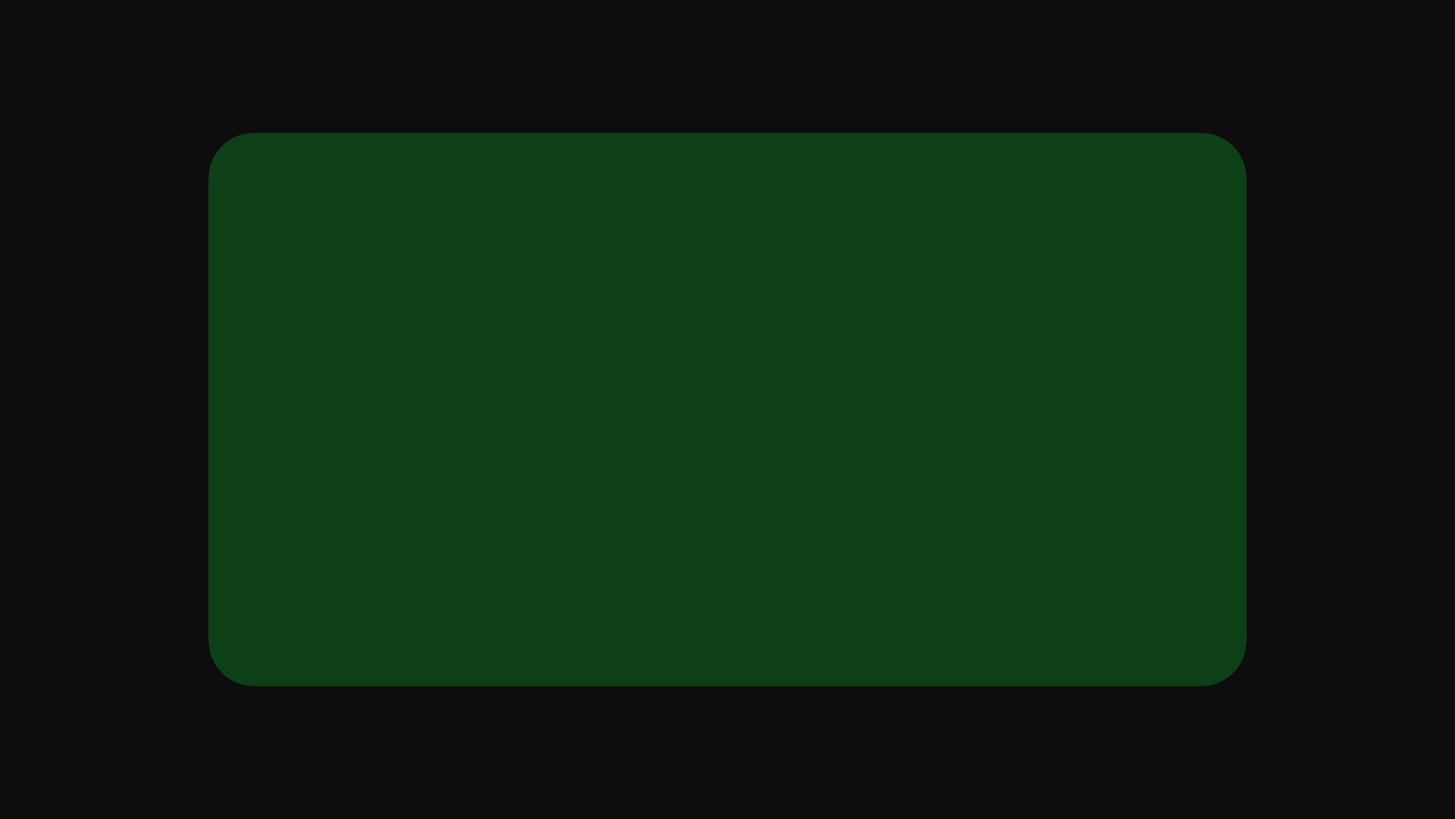
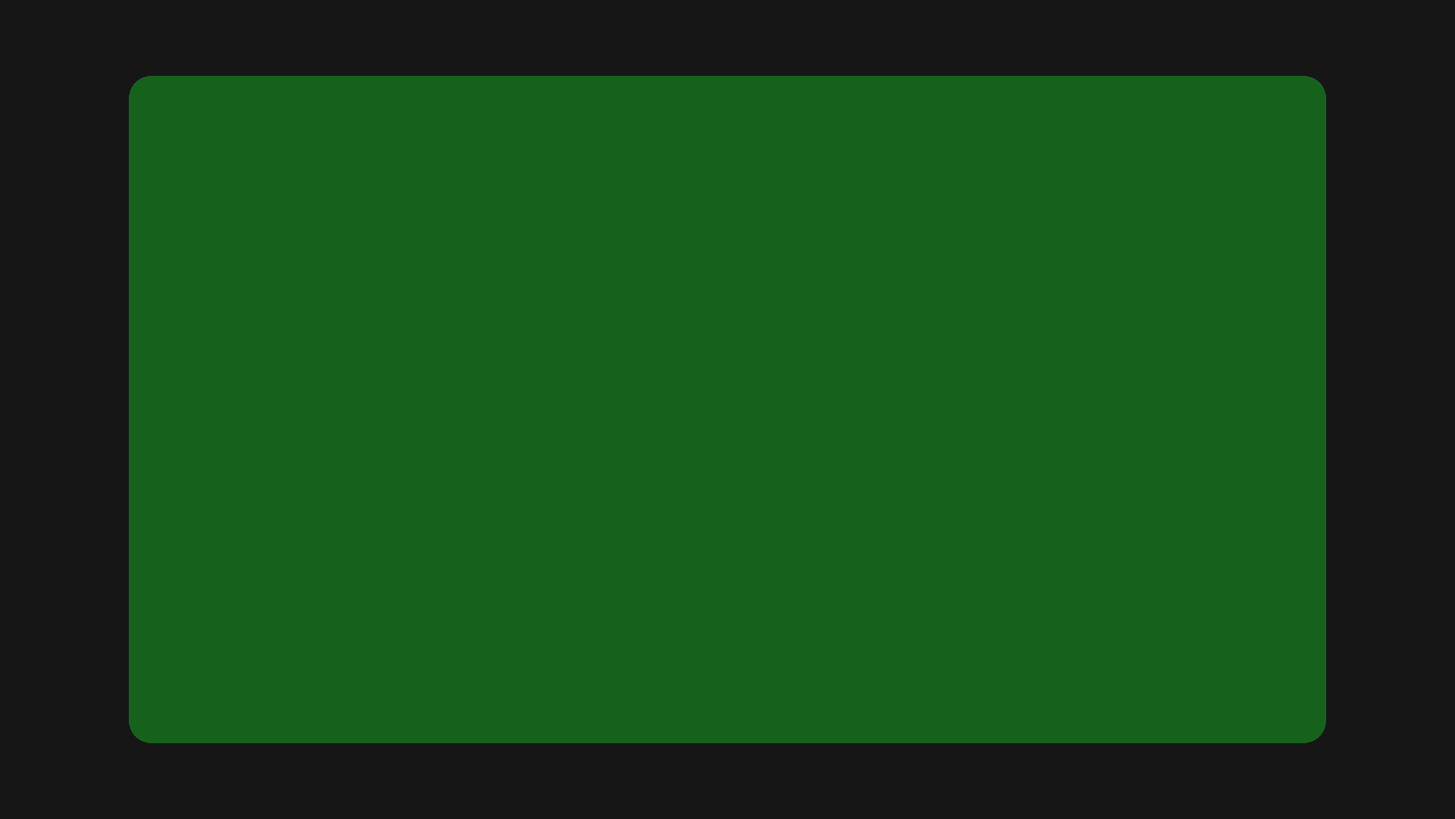
Comparing the layer stacks of the two w=1455, h=819 images. Changes:
painted on "Screen" over box(128, 75, 1327, 743)
painted on "Background" over box(0, 0, 1455, 819)
